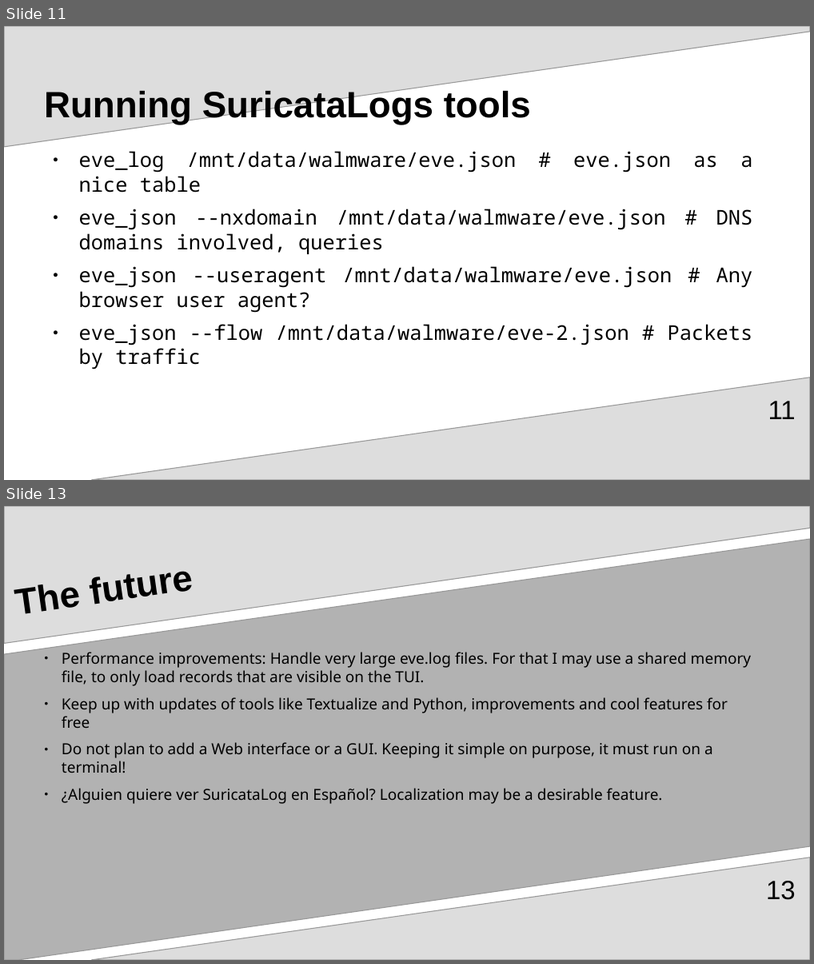
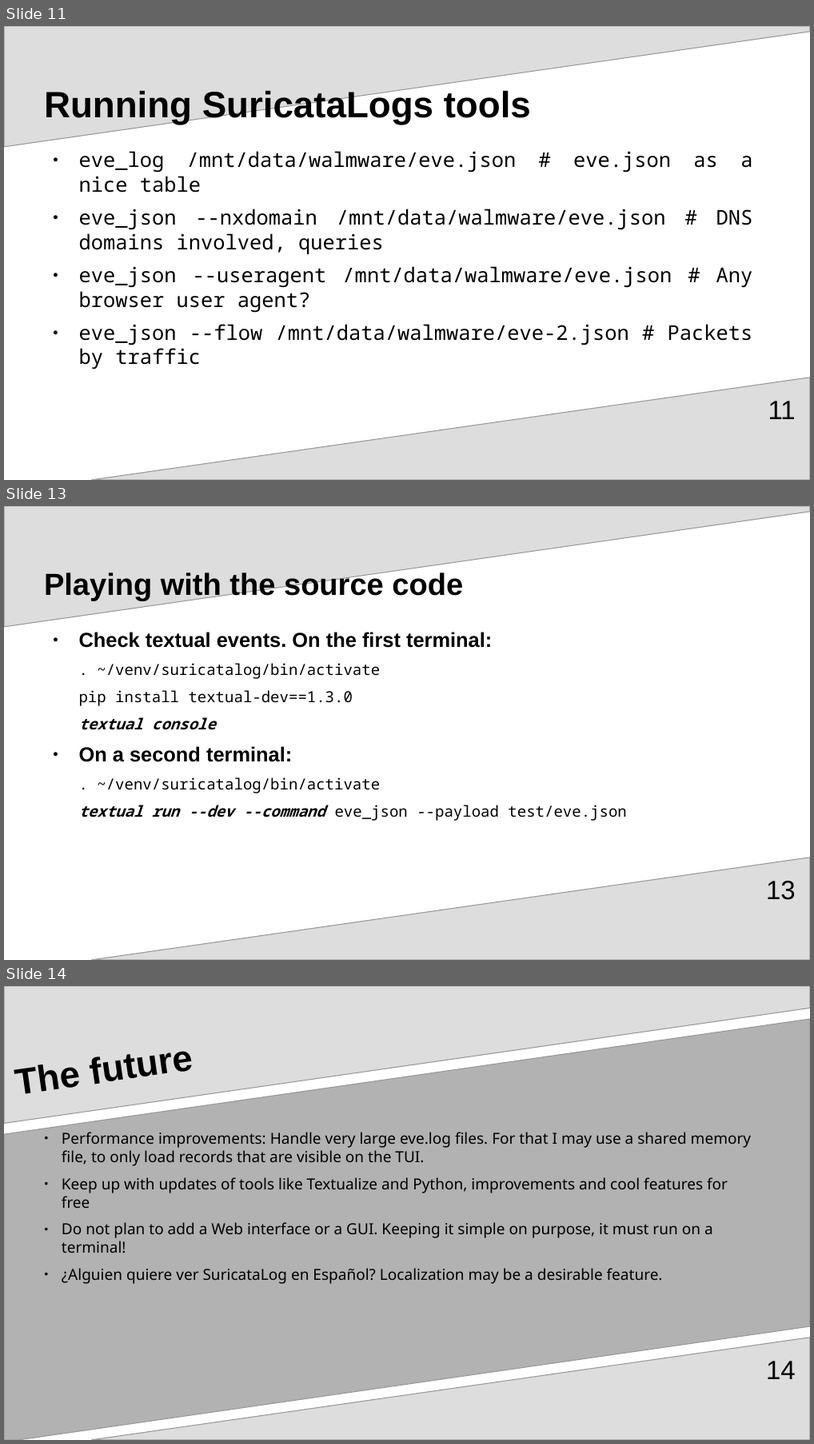
Before and after one commit to josevnz/SuricataLog, a slide deck: pre_SuriCon_2024/SuricataLog.odp. Shown one above the other, each under a label of ours: slides 11 and 13 before the commit, slides 11, 13 and 14 after it; the slides between them are not shown. The pictures are 814x964 and 814x1444 pixels, drawn with LibreOffice and Linux fonts; fonts in the diff are those of the drawing. Boxes give left, top, right and bottom in pixels: in the first picture for what was removed or moved away, otherwise in the second. Text is boxed around its words. In the diff, an @@ line names an element or a change of style, - is before the commit and + after.

```diff
--- a/pre_SuriCon_2024/SuricataLog.odp
+++ b/pre_SuriCon_2024/SuricataLog.odp
@@ slide 13 added at <box>4,506,810,960</box>, background #FFFFFF; not listed: 2 template elements that a slide beside it also shows @@
@@ title added at <box>44,571,463,601</box>, 30 pt, text #000000, bold @@
+Playing with the source code
@@ text added at <box>79,632,626,820</box>, 15 pt, text #000000 @@
+● Check textual events. On the first terminal:
+. ~/venv/suricatalog/bin/activate
+pip install textual-dev==1.3.0
+textual console
+● On a second terminal:
+. ~/venv/suricatalog/bin/activate
+textual run --dev --command eve_json --payload test/eve.json
@@ page number added at <box>766,880,796,900</box>, 26 pt, text #000000 @@
+13
@@ what was slide 13 is now slide 14 @@
@@ page number at <box>766,1360,796,1379</box>: text changed @@
-13
+14
```
Also in this commit, not shown: 3 slides changed, 2 other files.
